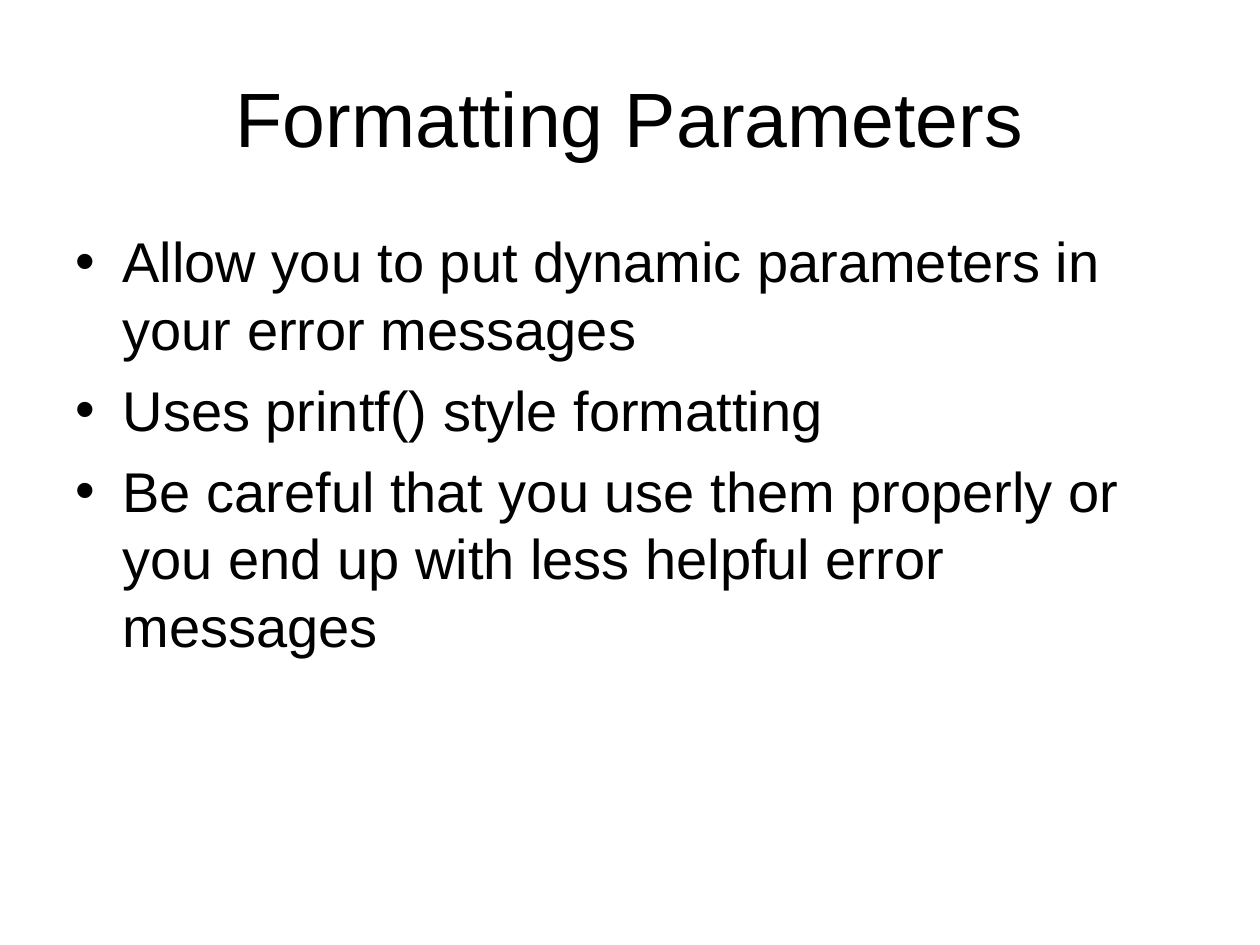
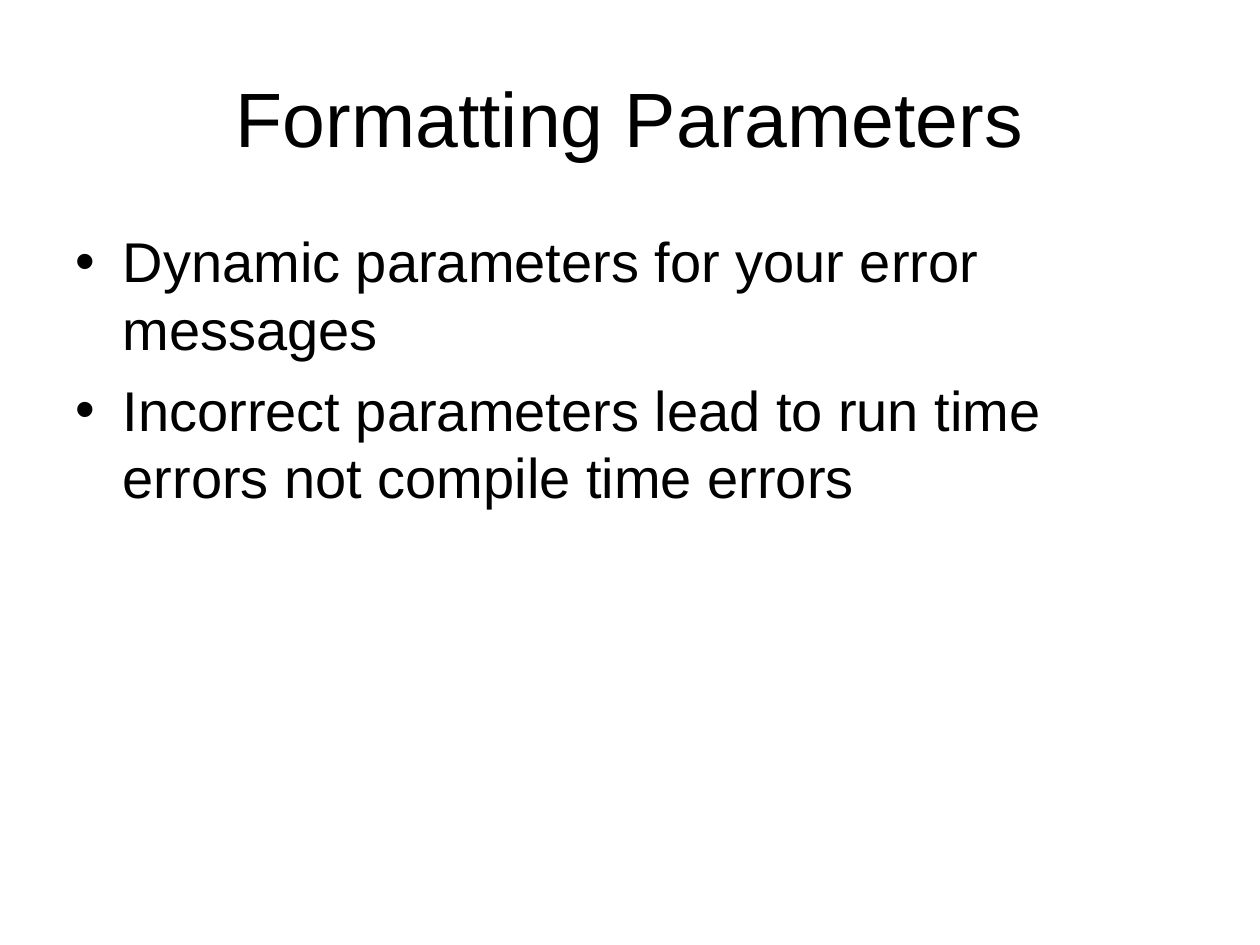
Before and after one commit to LIPHP/Employee-Contact-List, a slide deck: slide 21 of Docs/Using Microsoft SQL Server with PHP.ppt. Drawn at 1260x945 pixels with LibreOffice and Linux fonts; fonts in the diff are those of the drawing. Boxes give left, top, right and bottom in pixels: in the first picture for what was removed or moved away, otherwise in the second. Text is boxed around its words. In the diff, an @@ line names an element or a change of style, - is before the commit and + after.

```diff
--- a/Docs/Using Microsoft SQL Server with PHP.ppt
+++ b/Docs/Using Microsoft SQL Server with PHP.ppt
@@ text at [123, 241, 1041, 509]: text changed @@
-• Allow you to put dynamic parameters in your error messages
-• Uses printf() style formatting
-• Be careful that you use them properly or you end up with less helpful error messages
+• Dynamic parameters for your error messages
+• Incorrect parameters lead to run time errors not compile time errors
```
Also in this commit, not shown: 17 other slides changed, 1 slide added, 1 other file.
